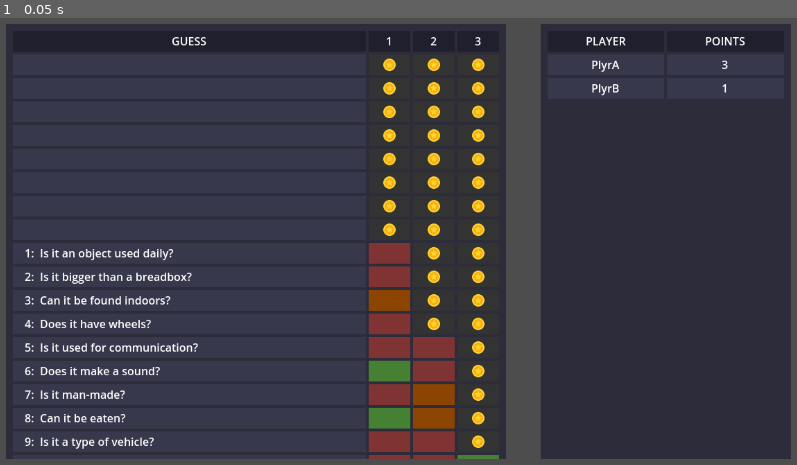
Above: before the commit, frame 1.
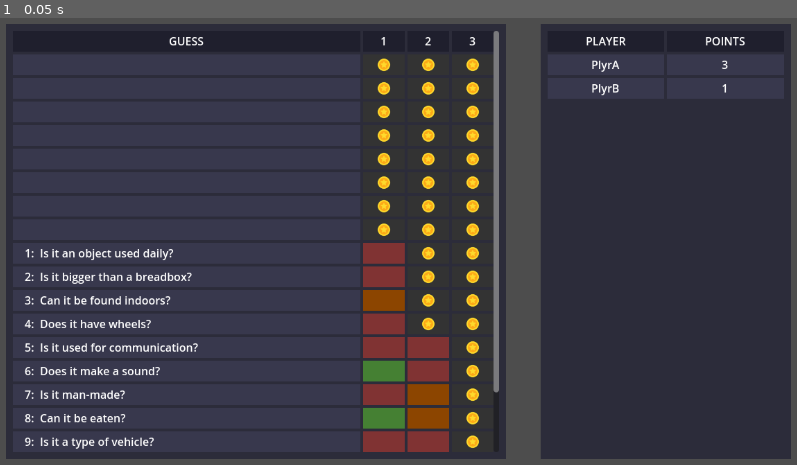
Above: after the commit, the same moment.

Repository: CodedNil/deducers
Game: Godot game, scene res://Main.tscn
The game is run twice, just before and just after one commit, with the same random seed, the same clock (stepped at 60 frames per second) and the same inputs.
Inputs:
- Up to frame 1 (0.05 s): no input

The runs differ from the first frame. In frame 1, 3.7% of the frame differs, in the area x 21-63%, y 2-99%.

Commit message:
Scrollbar for items list

Diff:
--- a/godot/Items/Items.gd
+++ b/godot/Items/Items.gd
@@ -52,7 +52,7 @@
 
 
 func _ready():
-	var header_container = $MarginContainer/VBoxContainer/HBoxContainer
+	var header_container = $MarginContainer/ScrollContainer/VBoxContainer/HBoxContainer
 	manage_items(header_container, len(items), items_header_scene)
 
 	# Update headers with item text
@@ -77,7 +77,7 @@
 				active_guesses[guess_index] = guesses[guess_index]
 				break
 
-	var items_container = $MarginContainer/VBoxContainer
+	var items_container = $MarginContainer/ScrollContainer/VBoxContainer
 	manage_items(items_container, 20, items_item_scene)
 
 	# Update items with guess text
--- a/godot/Items/Items.tscn
+++ b/godot/Items/Items.tscn
@@ -16,28 +16,34 @@
 
 [node name="MarginContainer" type="MarginContainer" parent="."]
 layout_mode = 1
-anchors_preset = 10
+anchors_preset = 15
 anchor_right = 1.0
-offset_bottom = 730.0
+anchor_bottom = 1.0
 grow_horizontal = 2
+grow_vertical = 2
 theme_override_constants/margin_left = 10
 theme_override_constants/margin_top = 10
 theme_override_constants/margin_right = 10
 theme_override_constants/margin_bottom = 10
 
-[node name="VBoxContainer" type="VBoxContainer" parent="MarginContainer"]
+[node name="ScrollContainer" type="ScrollContainer" parent="MarginContainer"]
+layout_mode = 2
+horizontal_scroll_mode = 0
+
+[node name="VBoxContainer" type="VBoxContainer" parent="MarginContainer/ScrollContainer"]
+layout_mode = 2
+size_flags_horizontal = 3
+
+[node name="HBoxContainer" type="HBoxContainer" parent="MarginContainer/ScrollContainer/VBoxContainer"]
 layout_mode = 2
 
-[node name="HBoxContainer" type="HBoxContainer" parent="MarginContainer/VBoxContainer"]
-layout_mode = 2
-
-[node name="ColorGuess" type="ColorRect" parent="MarginContainer/VBoxContainer/HBoxContainer"]
+[node name="ColorGuess" type="ColorRect" parent="MarginContainer/ScrollContainer/VBoxContainer/HBoxContainer"]
 custom_minimum_size = Vector2(0, 30)
 layout_mode = 2
 size_flags_horizontal = 3
 color = Color(0.121569, 0.121569, 0.176471, 1)
 
-[node name="Label" type="Label" parent="MarginContainer/VBoxContainer/HBoxContainer/ColorGuess"]
+[node name="Label" type="Label" parent="MarginContainer/ScrollContainer/VBoxContainer/HBoxContainer/ColorGuess"]
 layout_mode = 1
 anchors_preset = 15
 anchor_right = 1.0
@@ -49,8 +55,8 @@
 vertical_alignment = 1
 uppercase = true
 
-[node name="ItemsHeader1" parent="MarginContainer/VBoxContainer/HBoxContainer" instance=ExtResource("2_rqndv")]
+[node name="ItemsHeader1" parent="MarginContainer/ScrollContainer/VBoxContainer/HBoxContainer" instance=ExtResource("2_rqndv")]
 layout_mode = 2
 
-[node name="ItemsItem1" parent="MarginContainer/VBoxContainer" instance=ExtResource("1_ujnu2")]
+[node name="ItemsItem1" parent="MarginContainer/ScrollContainer/VBoxContainer" instance=ExtResource("1_ujnu2")]
 layout_mode = 2
